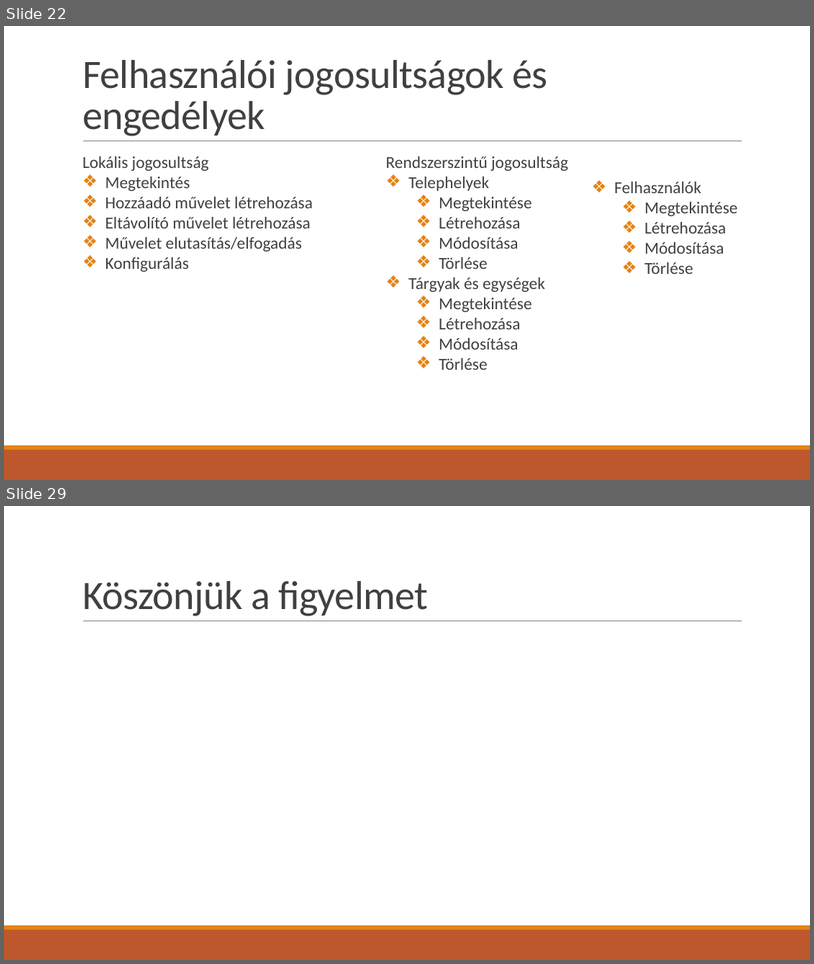
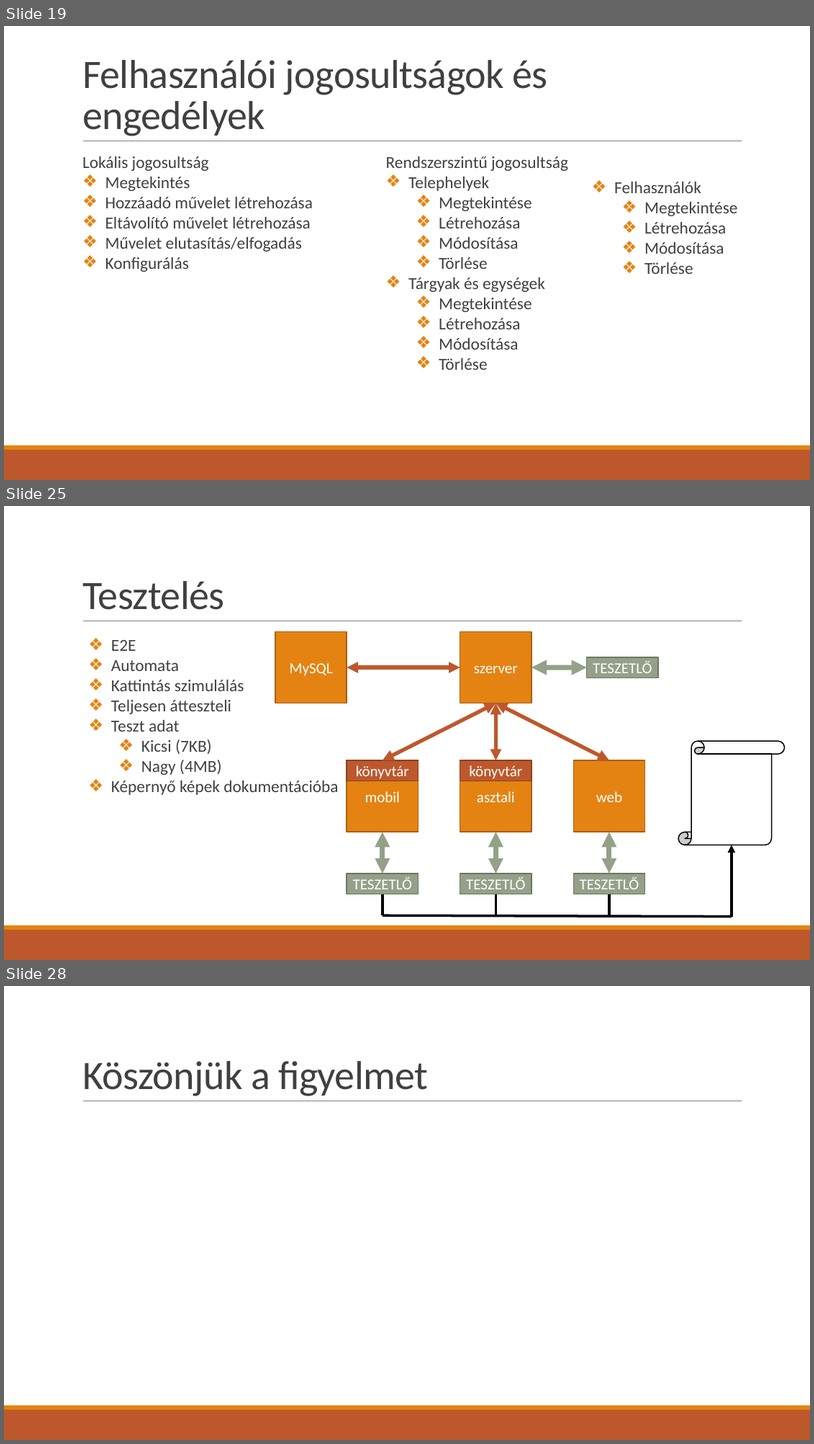
Before and after one commit to KissKolos/Easy-Inventory, a slide deck: bemutató.pptx. Shown one above the other, each under a label of ours: slides 22 and 29 before the commit, slides 19, 25 and 28 after it; the slides between them are not shown. The pictures are 814x964 and 814x1444 pixels, drawn with LibreOffice and Linux fonts; fonts in the diff are those of the drawing. Boxes give left, top, right and bottom in pixels: in the first picture for what was removed or moved away, otherwise in the second. Text is boxed around its words. In the diff, an @@ line names an element or a change of style, - is before the commit and + after.

```diff
--- a/bemutató.pptx
+++ b/bemutató.pptx
@@ slide 25 added at (x1=4, y1=506, x2=810, y2=960), background #FFFFFF; not listed: 3 template elements that a slide beside it also shows @@
@@ title added at (x1=82, y1=581, x2=224, y2=610), 48 pt, text #404040 @@
+Tesztelés
@@ text added at (x1=111, y1=640, x2=338, y2=795), 20 pt, text #404040 @@
+❖ E2E
+❖ Automata
+❖ Kattintás szimulálás
+❖ Teljesen átteszteli
+❖ Teszt adat
+  ❖ Kicsi (7KB)
+  ❖ Nagy (4MB)
+❖ Képernyő képek dokumentációba
@@ double arrow added from (532, 667) to (587, 667), #94A088 6 pt @@
@@ rectangle added at (x1=587, y1=657, x2=658, y2=678), fill #94A088, outline #6D7665 1.25 pt, 18 pt, text #FFFFFF @@
+TESZETLŐ
@@ group added at (x1=275, y1=632, x2=646, y2=831): 7 rectangles, 4 double arrows @@
+MySQL
+szerver
+mobil
+asztali
+web
+könyvtár
+könyvtár
@@ vertical scroll added at (x1=679, y1=741, x2=786, y2=845), fill #FFFFFF, outline #000000 1.25 pt @@
@@ double arrow added from (383, 873) to (383, 831), #94A088 6 pt @@
@@ double arrow added from (496, 873) to (496, 831), #94A088 6 pt @@
@@ double arrow added from (610, 873) to (610, 831), #94A088 6 pt @@
@@ arrow added from (732, 916) to (732, 845), #000000 3 pt @@
@@ rectangle added at (x1=347, y1=873, x2=419, y2=894), fill #94A088, outline #6D7665 1.25 pt, 18 pt, text #FFFFFF @@
+TESZETLŐ
@@ line added from (383, 894) to (383, 915), #000000 3 pt @@
@@ rectangle added at (x1=460, y1=873, x2=532, y2=894), fill #94A088, outline #6D7665 1.25 pt, 18 pt, text #FFFFFF @@
+TESZETLŐ
@@ line added from (496, 894) to (496, 915), #000000 3 pt @@
@@ rectangle added at (x1=574, y1=873, x2=646, y2=894), fill #94A088, outline #6D7665 1.25 pt, 18 pt, text #FFFFFF @@
+TESZETLŐ
@@ line added from (610, 894) to (610, 916), #000000 3 pt @@
@@ line added from (383, 915) to (732, 916), #000000 3 pt @@
@@ what was slide 22 is now slide 19 @@
@@ what was slide 29 is now slide 28 @@
```
Also in this commit, not shown: 13 slides changed, 3 other slides added, 5 slides removed, 2 other files.
